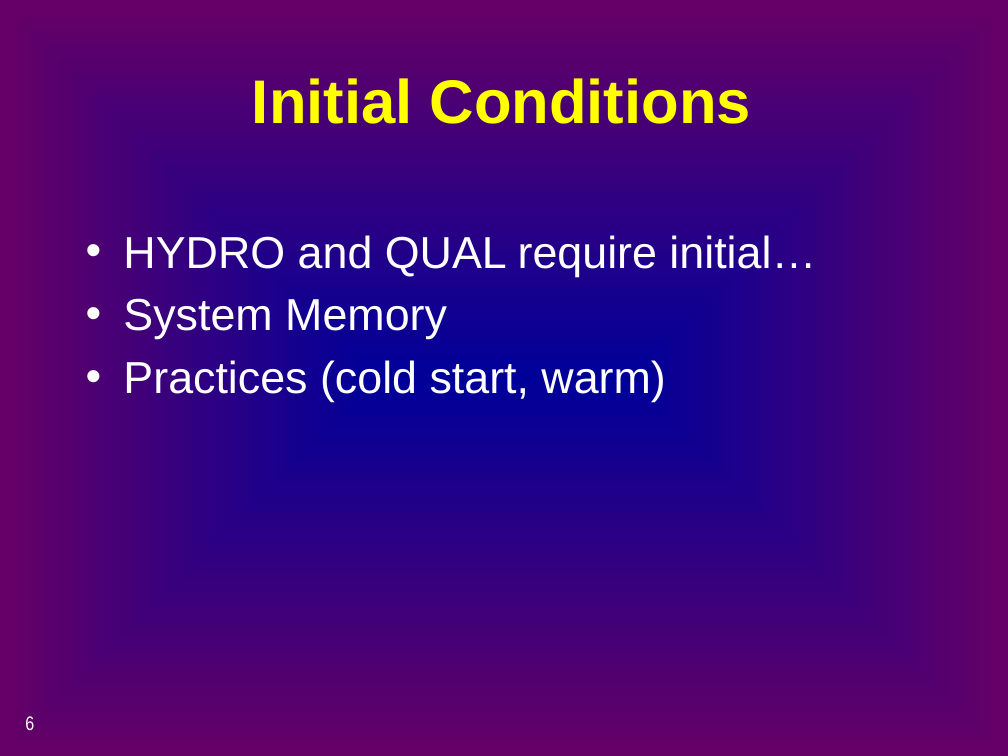
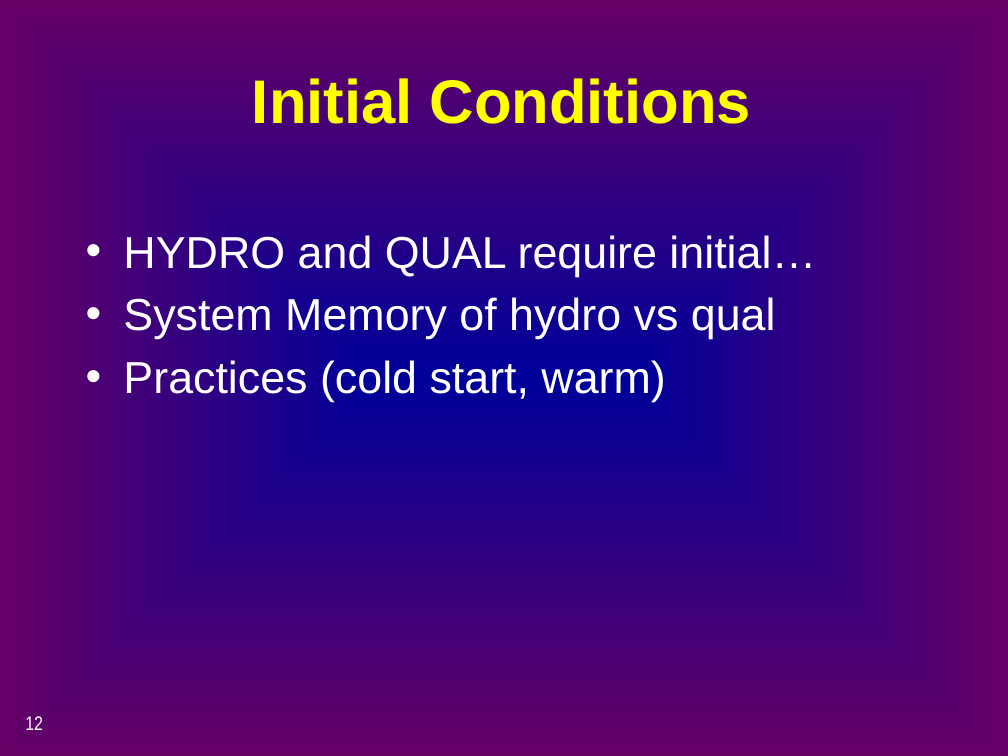
Before and after one commit to CADWRDeltaModeling/dsm2, a slide deck: slide 12 of dsm2/presentations/p4_simulation_data.pptx (slide 6 before the commit). Drawn at 1008x756 pixels with LibreOffice and Linux fonts; fonts in the diff are those of the drawing. Boxes give left, top, right and bottom in pixels: in the first picture for what was removed or moved away, otherwise in the second. Text is boxed around its words. In the diff, an @@ line names an element or a change of style, - is before the commit and + after.

```diff
--- a/dsm2/presentations/p4_simulation_data.pptx
+++ b/dsm2/presentations/p4_simulation_data.pptx
@@ text at <box>123,297,776,339</box>: text changed @@
-• System Memory
+• System Memory of hydro vs qual
@@ page number at <box>25,716,43,730</box>: text changed @@
-6
+12
```
Also in this commit, not shown: 6 other slides changed, 7 slides added.
